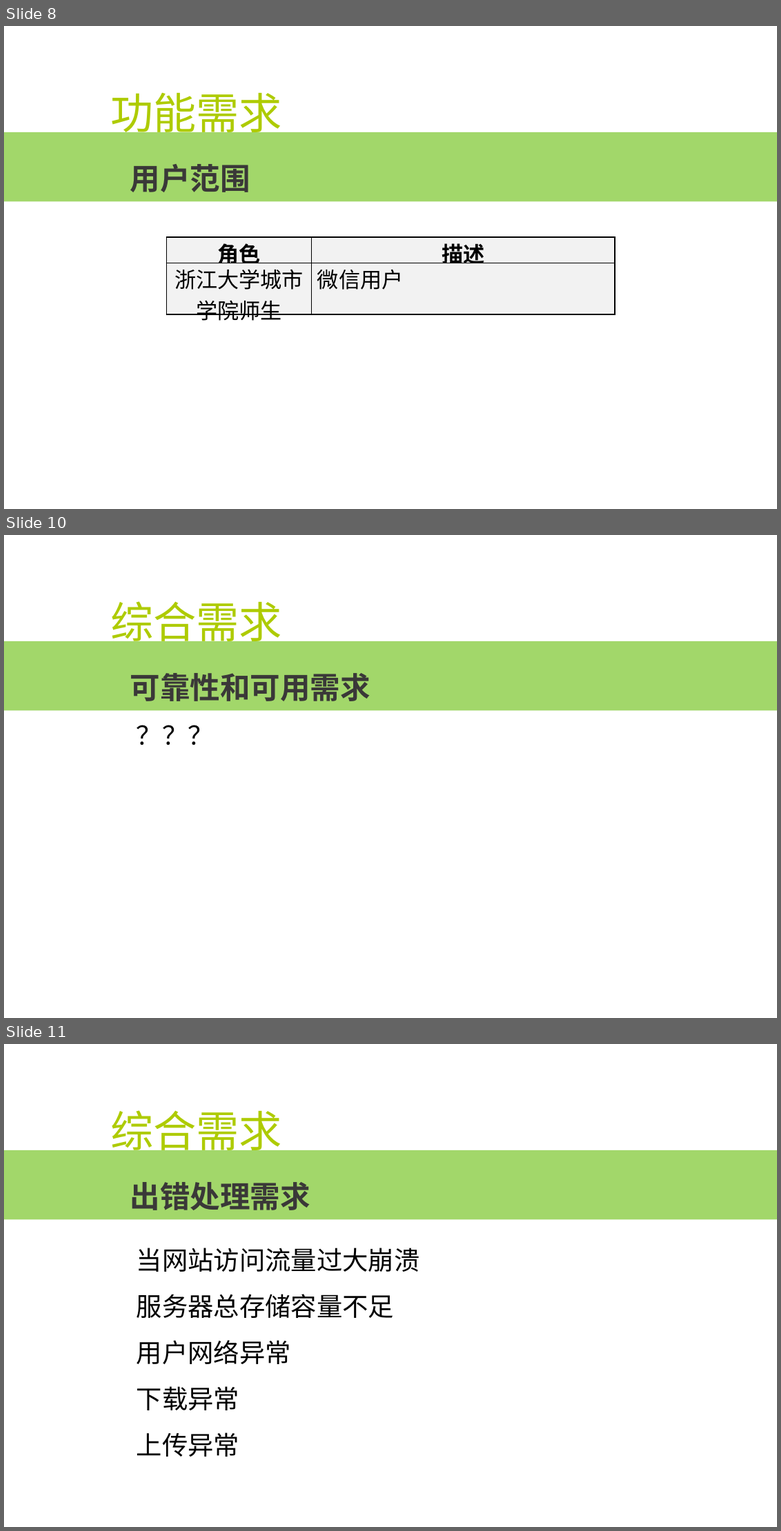
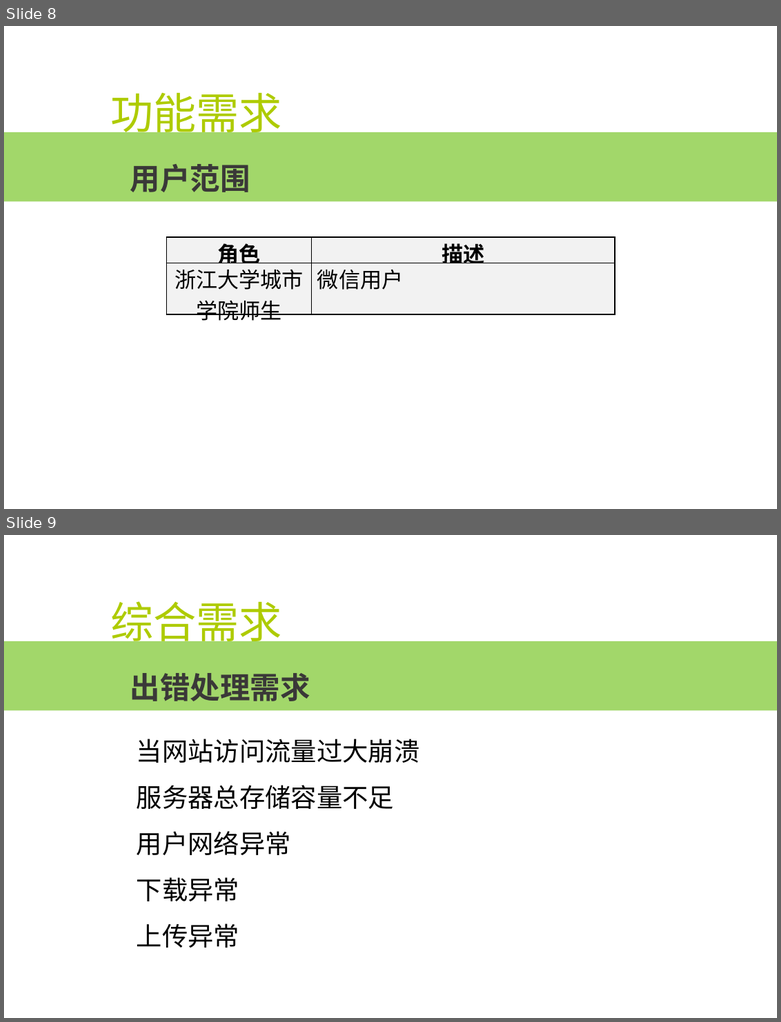
Before and after one commit to popopoi/Software-G07, a slide deck: SE2018春-G07/项目需求分析/SE2018春-G07-项目需求分析.pptx. Shown one above the other, each under a label of ours: slides 8, 10 and 11 before the commit, slides 8 and 9 after it; the slides between them are not shown. The pictures are 781x1531 and 781x1022 pixels, drawn with LibreOffice and Linux fonts; fonts in the diff are those of the drawing; background and template pictures are left out. Boxes give left, top, right and bottom in pixels: in the first picture for what was removed or moved away, otherwise in the second. Text is boxed around its words. In the diff, an @@ line names an element or a change of style, - is before the commit and + after.

```diff
--- a/SE2018春-G07/项目需求分析/SE2018春-G07-项目需求分析.pptx
+++ b/SE2018春-G07/项目需求分析/SE2018春-G07-项目需求分析.pptx
@@ slide 10 removed at bbox=[4, 535, 777, 1018], background picture (left out) @@
@@ text removed at bbox=[111, 601, 283, 648] @@
-综合需求
@@ rectangle removed at bbox=[4, 641, 777, 710] @@
@@ text removed at bbox=[130, 673, 370, 701] @@
-可靠性和可用需求
@@ text removed at bbox=[128, 716, 639, 754] @@
-？？？
@@ what was slide 11 is now slide 9 @@
```
Also in this commit, not shown: 3 slides changed, 1 slide added, 1 other slide removed, 2 other files.
